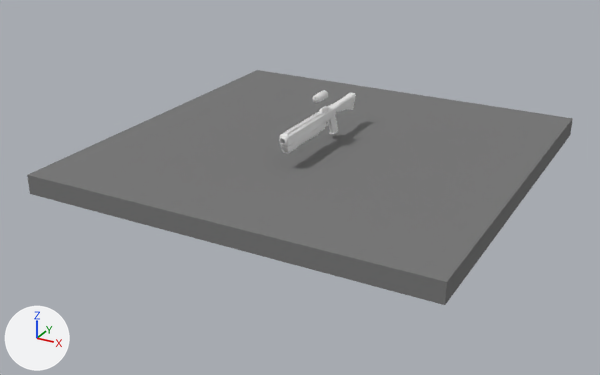
A saved change to the Blender file trunk/media/models/weapons/rifle/rifle-2.blend.
Both versions are drawn from a 50 mm camera at (16.4, -14.4, 12.5) aimed at (0.8, 14.0, -1.7). The axes (+X, +Y, +Z) are drawn at lower left. The lights are the same throughout.
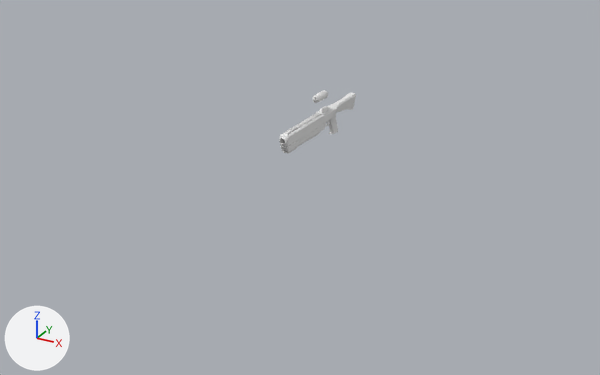
Boxes [x1, y1, x2, y2] around the edits, measured in the pictures (600 x 375 px):
'Cube.005', hidden: before [27, 70, 573, 305]

The change in detail:
Object 'Cube.005' (ob_cube_005) is now hidden.
